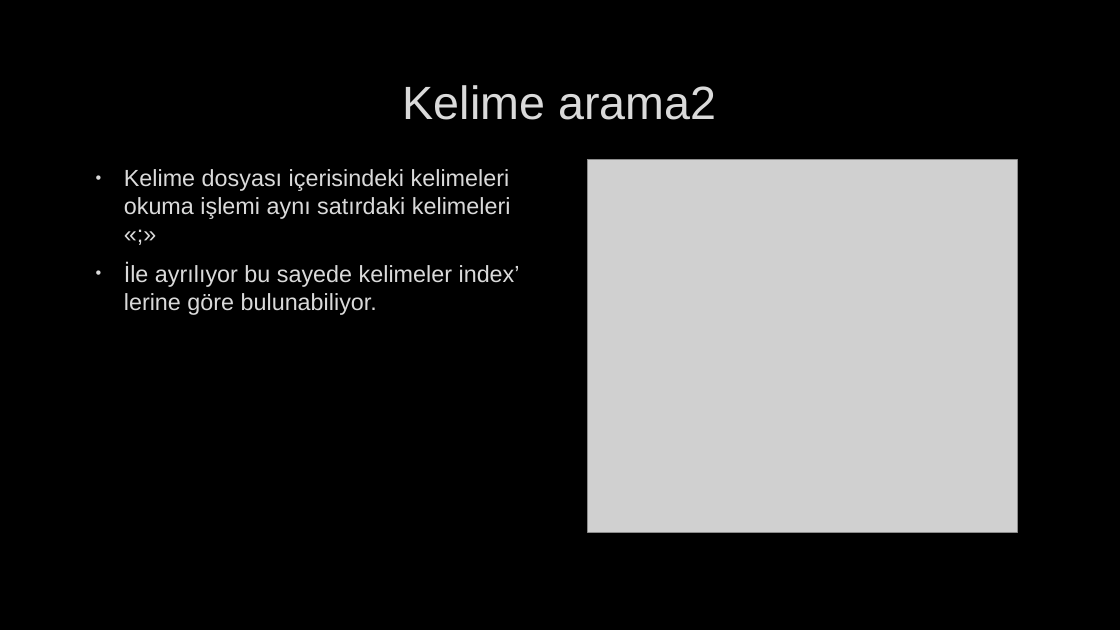
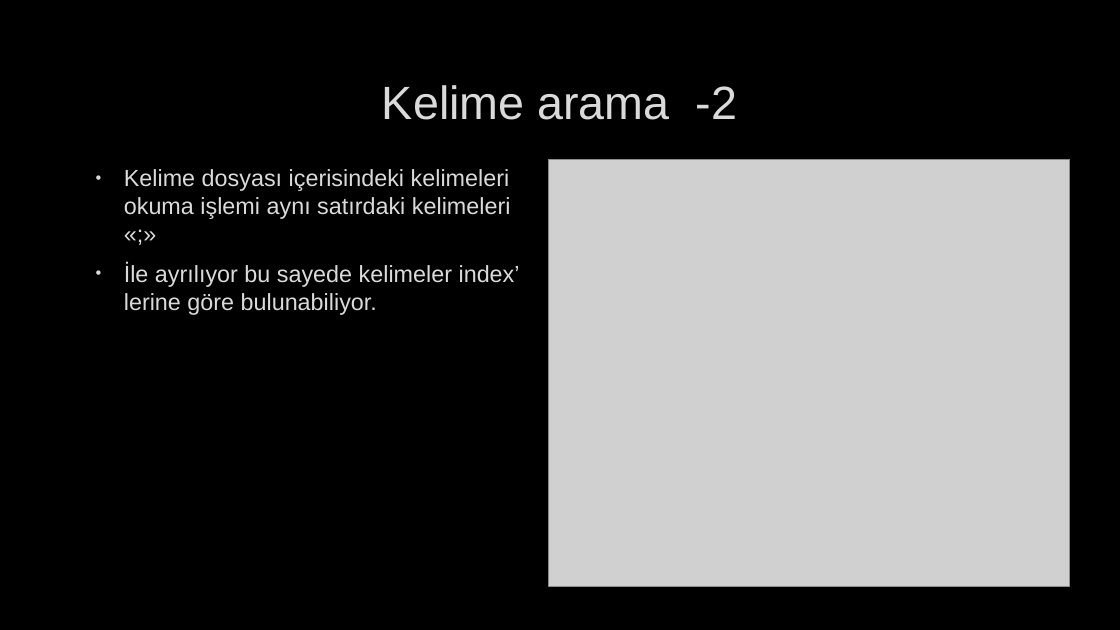
Before and after one commit to BilalMercan/Kotlin_Sozluk_Proje, a slide deck: slide 12 of Kotlin Sözlük Uygulaması Proje/Sözlük Uygulaması.pptx (slide 10 before the commit). Drawn at 1120x630 pixels with LibreOffice and Linux fonts; fonts in the diff are those of the drawing; grey boxes stand for pictures; background and template pictures are left out. Boxes give left, top, right and bottom in pixels: in the first picture for what was removed or moved away, otherwise in the second. Text is boxed around its words. In the diff, an @@ line names an element or a change of style, - is before the commit and + after.

```diff
--- a/Kotlin Sözlük Uygulaması Proje/Sözlük Uygulaması.pptx
+++ b/Kotlin Sözlük Uygulaması Proje/Sözlük Uygulaması.pptx
@@ title at <box>382,85,736,120</box>: text changed @@
-Kelime arama2
+Kelime arama -2
@@ picture: place and size @@
-picture at <box>588,159,1017,532</box>
+picture at <box>549,159,1070,586</box>
```
Also in this commit, not shown: 4 other slides changed, 1 slide added.
